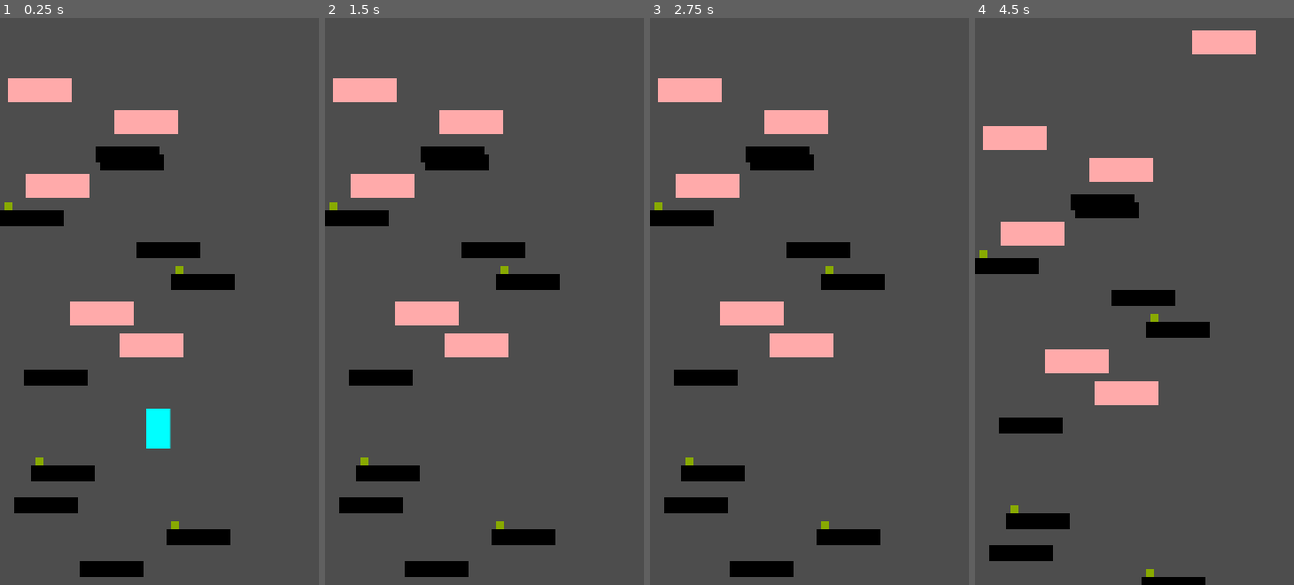
Above: before the commit, frames 1-4 (left to right).
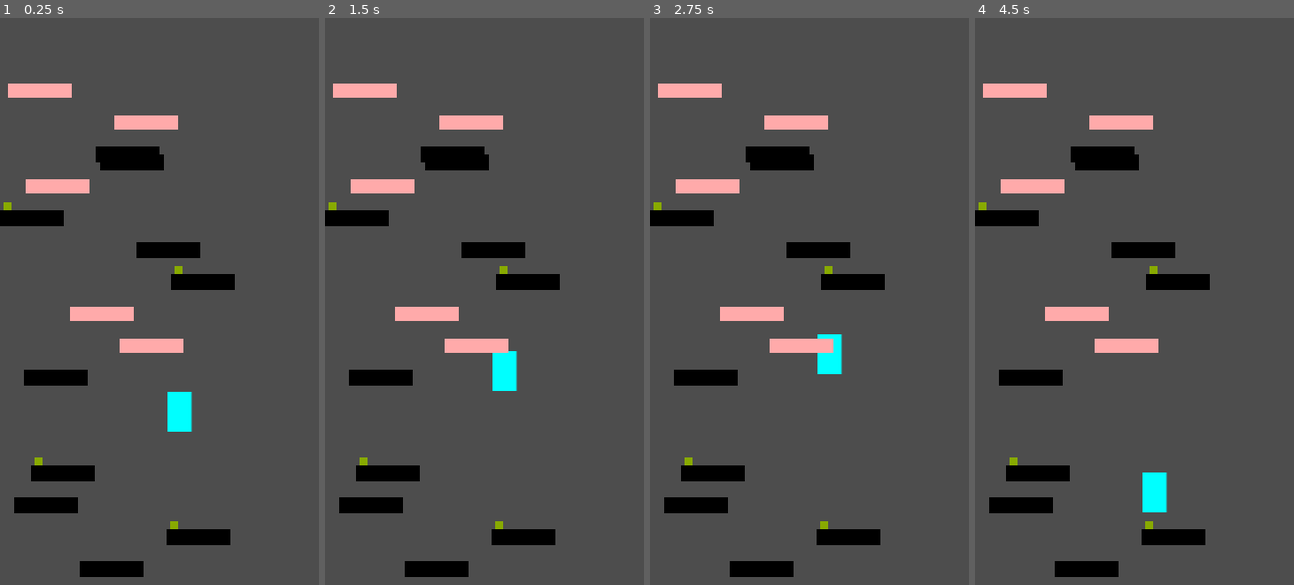
Above: after the commit, the same moments.

Repository: birdsrunningmedia-art/doodle-jump
Game: Godot game, scene res://scenes/main.tscn
The game is run twice, just before and just after one commit, with the same random seed, the same clock (stepped at 60 frames per second) and the same inputs.
Inputs:
- Up to frame 1 (0.25 s): no input
- Up to frame 2 (1.5 s): hold Right (ui_right) from 0.53 s (still down); tap Up (ui_up) at 0.6, 0.77, 1.07, 1.35 s
- Up to frame 3 (2.75 s): tap Up (ui_up) at 1.52, 1.82, 2.1 s; tap Enter at 2 s; release Right (ui_right) at 2.03 s; hold Left (ui_left) from 2.03 s (still down)
- Up to frame 4 (4.5 s): release Left (ui_left) at 2.78 s; hold Right (ui_right) 2.78-4.28 s; tap Up (ui_up) at 2.85, 3.02, 3.32, 3.6, 3.77, 4.07, 4.35 s; hold Left (ui_left) from 4.28 s (still down)

The runs differ from the first frame. In frame 1, 2.8% of the frame differs, in the area x 1-61%, y 10-91%; in frame 2, 2.2%; in frame 3, 2.1%; in frame 4, 18%, in the area x 0-89%, y 2-100%.

Commit message:
it bounces

Diff:
--- a/project.godot
+++ b/project.godot
@@ -22,6 +22,19 @@
 window/stretch/mode="canvas_items"
 window/stretch/aspect="expand"
 
+[input]
+
+move_left={
+"deadzone": 0.2,
+"events": [Object(InputEventKey,"resource_local_to_scene":false,"resource_name":"","device":16,"window_id":0,"alt_pressed":false,"shift_pressed":false,"ctrl_pressed":false,"meta_pressed":false,"pressed":false,"keycode":0,"physical_keycode":65,"key_label":0,"unicode":0,"location":0,"echo":false,"script":null)
+]
+}
+move_right={
+"deadzone": 0.2,
+"events": [Object(InputEventKey,"resource_local_to_scene":false,"resource_name":"","device":16,"window_id":0,"alt_pressed":false,"shift_pressed":false,"ctrl_pressed":false,"meta_pressed":false,"pressed":false,"keycode":0,"physical_keycode":68,"key_label":0,"unicode":0,"location":0,"echo":false,"script":null)
+]
+}
+
 [physics]
 
 3d/physics_engine="Jolt Physics"
--- a/scenes/broken_platform.tscn
+++ b/scenes/broken_platform.tscn
@@ -14,15 +14,15 @@
 }]
 
 [sub_resource type="RectangleShape2D" id="RectangleShape2D_6awhq"]
-size = Vector2(72, 25)
+size = Vector2(72, 14)
 
-[node name="BrokenPlatform" type="RigidBody2D" unique_id=1130524767]
-gravity_scale = 0.0
+[node name="BrokenPlatform" type="StaticBody2D" unique_id=633373110]
 
-[node name="AnimatedSprite2D" type="AnimatedSprite2D" parent="." unique_id=848493576]
+[node name="AnimatedSprite2D" type="AnimatedSprite2D" parent="." unique_id=2090255368]
+scale = Vector2(1, 0.6)
 sprite_frames = SubResource("SpriteFrames_uy5pm")
 
-[node name="CollisionShape2D" type="CollisionShape2D" parent="." unique_id=1625333188]
-position = Vector2(0, 0.5)
+[node name="CollisionShape2D" type="CollisionShape2D" parent="." unique_id=1256736007]
+position = Vector2(0, 1)
 shape = SubResource("RectangleShape2D_6awhq")
 one_way_collision = true
--- a/scenes/camera_script.gd
+++ b/scenes/camera_script.gd
@@ -17,7 +17,7 @@
 
 	if player.global_position.y > global_position.y + screen_size.y / 2:
 		# var z_position = global_position.lerp(player.global_position, 5 * delta)
-		global_position.y = player.global_position.y + screen_size.y / 2
+		global_position.y = player.global_position.y + screen_size.y
 		# global_position.y = z_position.y
 
 # func _process(delta):
--- a/scenes/main.tscn
+++ b/scenes/main.tscn
@@ -14,7 +14,8 @@
 platform_with_spring_scene = ExtResource("4_tbgi4")
 
 [node name="Player" parent="." unique_id=2071589221 instance=ExtResource("5_tbgi4")]
-position = Vector2(180, 464)
+position = Vector2(204, 415)
+motion_mode = 0
 
 [node name="Camera2D" type="Camera2D" parent="." unique_id=635217271 node_paths=PackedStringArray("player")]
 position = Vector2(180, 320)
--- a/scenes/platform.tscn
+++ b/scenes/platform.tscn
@@ -1,7 +1,6 @@
-[gd_scene format=3 uid="uid://ce6lmecnlcfjp"]
+[gd_scene format=3 uid="uid://cxntt1jqax27d"]
 
 [ext_resource type="Texture2D" uid="uid://ebtnsihsc3xm" path="res://asset/platform.png" id="1_ba0x2"]
-[ext_resource type="Script" uid="uid://bnqfcwrdfxqqj" path="res://scripts/platform.gd" id="1_nlgqw"]
 
 [sub_resource type="SpriteFrames" id="SpriteFrames_uy5pm"]
 animations = [{
@@ -15,15 +14,14 @@
 }]
 
 [sub_resource type="RectangleShape2D" id="RectangleShape2D_6awhq"]
-size = Vector2(72, 18)
+size = Vector2(72, 16)
 
-[node name="Platform" type="RigidBody2D" unique_id=1970257744]
-gravity_scale = 0.0
-script = ExtResource("1_nlgqw")
+[node name="Platform" type="StaticBody2D" unique_id=561047180]
+metadata/_edit_group_ = true
 
-[node name="AnimatedSprite2D" type="AnimatedSprite2D" parent="." unique_id=403939350]
+[node name="AnimatedSprite2D" type="AnimatedSprite2D" parent="." unique_id=338749235]
 sprite_frames = SubResource("SpriteFrames_uy5pm")
 
-[node name="CollisionShape2D" type="CollisionShape2D" parent="." unique_id=103680023]
+[node name="CollisionShape2D" type="CollisionShape2D" parent="." unique_id=239498012]
 shape = SubResource("RectangleShape2D_6awhq")
 one_way_collision = true
--- a/scenes/platform_with_spring.tscn
+++ b/scenes/platform_with_spring.tscn
@@ -1,11 +1,11 @@
 [gd_scene format=3 uid="uid://jg3y3boictae"]
 
 [ext_resource type="PackedScene" uid="uid://c5j7s8fa2nynb" path="res://scenes/spring.tscn" id="1_3spil"]
-[ext_resource type="PackedScene" uid="uid://ce6lmecnlcfjp" path="res://scenes/platform.tscn" id="1_33mm0"]
+[ext_resource type="PackedScene" uid="uid://cxntt1jqax27d" path="res://scenes/platform.tscn" id="1_33mm0"]
 
-[node name="PlatformWithSpring" type="Node2D" unique_id=2125309846]
+[node name="Node2D" type="Node2D" unique_id=1778419336]
 
 [node name="Spring" parent="." unique_id=1137571935 instance=ExtResource("1_3spil")]
-position = Vector2(-26, -13)
+position = Vector2(-27, -13)
 
-[node name="Platform" parent="." unique_id=1970257744 instance=ExtResource("1_33mm0")]
+[node name="Platform" parent="." unique_id=561047180 instance=ExtResource("1_33mm0")]
--- a/scripts/player.gd
+++ b/scripts/player.gd
@@ -1,15 +1,20 @@
 extends CharacterBody2D
 
-const SPEED := 300.0
+@export var move_speed := 250.0
+@export var gravity := 900.0
+@export var jump_velocity := -600.0
 
 func _physics_process(delta):
-	var direction := Input.get_vector(
-		"ui_left",
-		"ui_right",
-		"ui_up",
-		"ui_down"
-	)
+	# Horizontal movement
+	var direction := Input.get_axis("move_left", "move_right")
+	velocity.x = direction * move_speed
 
-	velocity = direction * SPEED
+	# Gravity
+	velocity.y += gravity * delta
 
+	# Move the player
 	move_and_slide()
+
+	# Bounce only when landing while falling
+	if is_on_floor():
+		velocity.y = jump_velocity
Not shown: 1 places in scenes/main.tscn that only renumber resources
